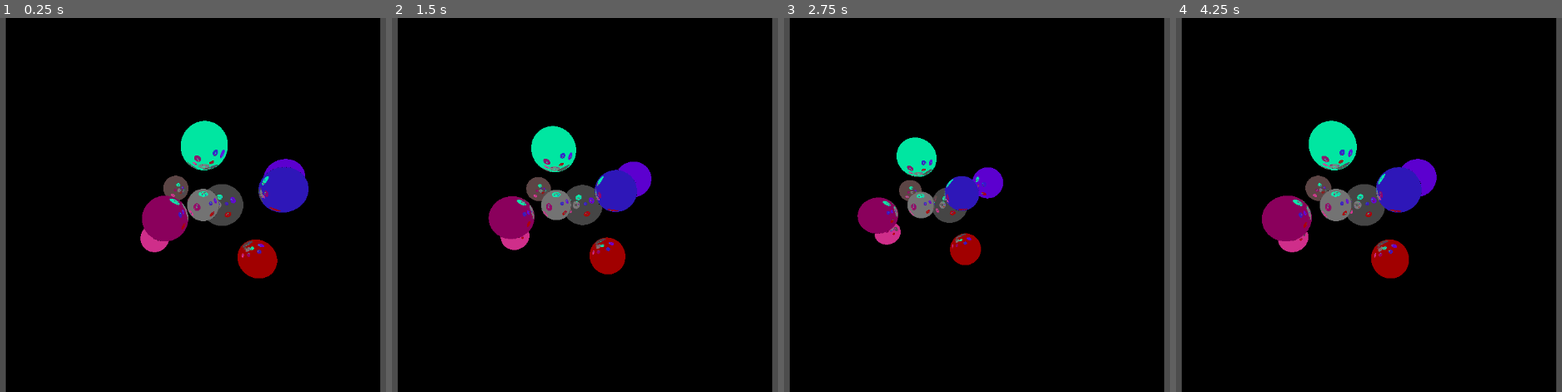
Above: before the commit, frames 1-4 (left to right).
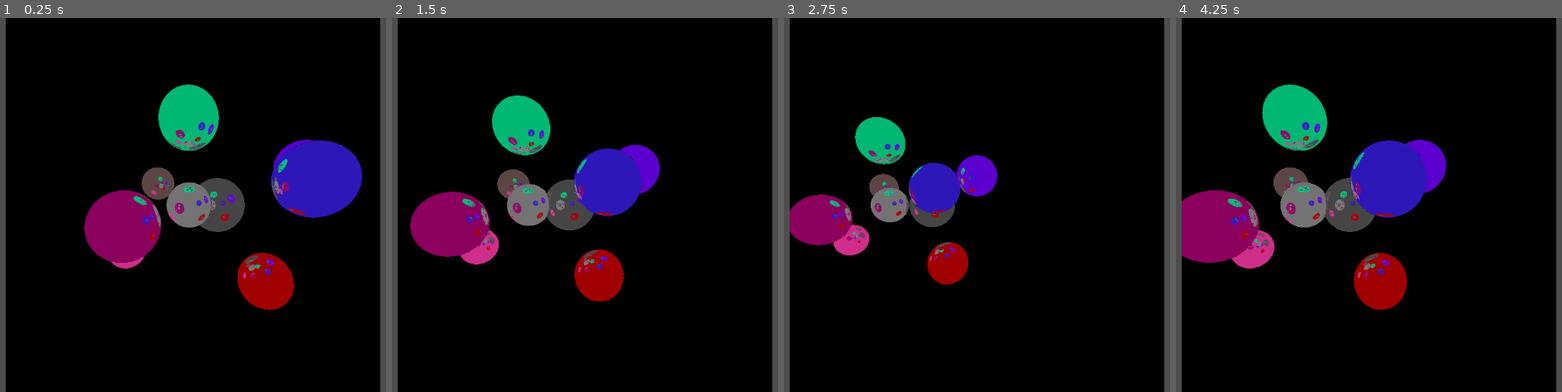
Above: after the commit, the same moments.

Repository: K1aymore/GDShaders
Game: Godot game, scene res://main.tscn
The game is run twice, just before and just after one commit, with the same random seed, the same clock (stepped at 60 frames per second) and the same inputs. The engine's default icon, where the game draws it, is replaced by a stand-in: a white triangle on a blue panel in a dark square.
Inputs:
- Up to frame 1 (0.25 s): no input
- Up to frame 2 (1.5 s): tap Enter at 0.5 s; hold D (right) 0.53-1.28 s; hold S (back) from 1.28 s (still down)
- Up to frame 3 (2.75 s): release S (back) at 2.03 s; hold D (right) from 2.03 s (still down)
- Up to frame 4 (4.25 s): release D (right) at 2.78 s; hold W (forward) 2.78-3.53 s; hold A (left) from 3.53 s (still down)

The runs differ from the first frame. In frame 1, 14% of the frame differs, in the area x 21-94%, y 17-79%; in frame 2, 13%; in frame 3, 9.8%; in frame 4, 15%, in the area x 1-70%, y 17-79%.

Commit message:
more stuff

Diff:
--- a/RaytracerMaterial.tres
+++ b/RaytracerMaterial.tres
@@ -6,5 +6,5 @@
 shader = ExtResource("1_llup1")
 shader_parameter/Zoom = 0.5
 shader_parameter/Brightness = 1.0
-shader_parameter/startingRayPos = Vector3(-0.69, 0, -3)
+shader_parameter/startingRayPos = Vector3(-0.45, 0, -2)
 shader_parameter/startingRayRot = Vector3(0, 0, 0)
--- a/main.tscn
+++ b/main.tscn
@@ -24,4 +24,3 @@
 texture = ExtResource("2_fninm")
 stretch_mode = 5
 script = ExtResource("3_woia8")
-metadata/_edit_lock_ = true
--- a/project.godot
+++ b/project.godot
@@ -71,7 +71,3 @@
 "events": [Object(InputEventKey,"resource_local_to_scene":false,"resource_name":"","device":-1,"window_id":0,"alt_pressed":false,"shift_pressed":false,"ctrl_pressed":false,"meta_pressed":false,"pressed":false,"keycode":0,"physical_keycode":70,"key_label":0,"unicode":102,"echo":false,"script":null)
 ]
 }
-
-[rendering]
-
-anti_aliasing/quality/screen_space_aa=1
--- a/raytrace.gdshader
+++ b/raytrace.gdshader
@@ -2,7 +2,7 @@
 
 uniform float Zoom : hint_range(0.1, 10) = 0.5;
 uniform float Brightness : hint_range(0.0, 3.0) = 1.0;
-uniform vec3 startingRayPos = vec3(-0.69, 0.0, -3);
+uniform vec3 startingRayPos = vec3(-0.4, 0.0, -2);
 uniform vec3 startingRayRot = vec3(0.0);
 
 const int sphereCount = 9;
@@ -11,7 +11,7 @@
 	vec4(-1.0, 1.2, 0.5, 0.3),
 	vec4(1.0, 0.3, -1.0, 0.3),
 	vec4(-0.6, 0.7, -0.7, 0.34),
-	vec4(0.0, -0.5, -0.3, 0.4),
+	vec4(0.0, -0.5, -0.3, 0.35),
 	vec4(1.0, 1.5, 0.0, 0.35),
 	vec4(1.5, 0.0, 0.0, 0.35),
 	vec4(-0.6, 0.1, 1.0, 0.30),
@@ -23,7 +23,7 @@
 	vec4(0.9, 0.2, 0.6, 1.0),
 	vec4(0.2, 0.1, 0.8, 1.0),
 	vec4(0.6, 0.0, 0.4, 1.0),
-	vec4(0.0, 1.0, 0.7, 1.0),
+	vec4(0.0, 0.8, 0.5, 1.0),
 	vec4(0.7, 0.0, 0.0, 1.0),
 	vec4(0.4, 0.0, 0.9, 1.0),
 	vec4(0.4, 0.3, 0.3, 1.0),
